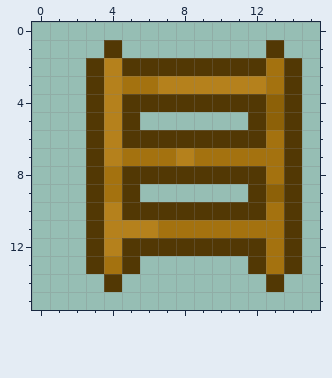
A pixel-art sprite gets an edit: public/images/ui/inventory/inv_wood_ladder.png. The first picture shows the starting point.
The file is 32x32 pixels, drawn in blocks of 2x2; one block is one cell here. The old version is drawn lined up with the new one.
Once edited:
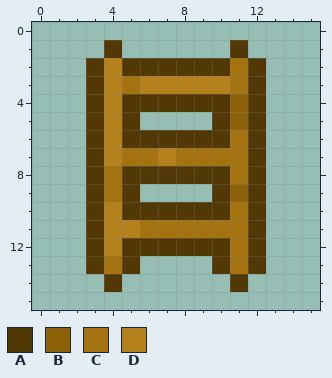
Palette (. is transparent): A #523804  B #8d6108  C #a4720f  D #b5811c
From old to new:
{"change": "whole drawing moved by +1,+0 (the old picture is shown already moved)"}
{"y":1,"x":11,"old":".","new":"A"}
{"y":1,"x":13,"old":"A","new":"."}
{"y":2,"x":11,"old":"A","new":"C"}
{"y":2,"x":13,"old":"CA","new":".."}
{"y":3,"x":6,"old":"C","new":"D"}
{"y":3,"x":11,"old":"DDCA","new":"CA.."}
{"y":4,"x":11,"old":"A","new":"B"}
{"y":4,"x":13,"old":"BA","new":".."}
{"y":5,"x":10,"old":"..","new":"AB"}
{"y":5,"x":13,"old":"BA","new":".."}
{"y":6,"x":11,"old":"A","new":"C"}
{"y":6,"x":13,"old":"CA","new":".."}
{"y":7,"x":7,"old":"CD","new":"DC"}
{"y":7,"x":12,"old":"CCA","new":"A.."}
{"y":8,"x":11,"old":"A","new":"C"}
{"y":8,"x":13,"old":"CA","new":".."}
{"y":9,"x":10,"old":"..","new":"AB"}
{"y":9,"x":13,"old":"BA","new":".."}
{"y":10,"x":11,"old":"A","new":"C"}
{"y":10,"x":13,"old":"CA","new":".."}
{"y":11,"x":6,"old":"D","new":"C"}
{"y":11,"x":12,"old":"CCA","new":"A.."}
{"y":12,"x":11,"old":"A","new":"C"}
{"y":12,"x":13,"old":"CA","new":".."}
{"y":13,"x":10,"old":"..","new":"AC"}
{"y":13,"x":13,"old":"CA","new":".."}
{"y":14,"x":11,"old":".","new":"A"}
{"y":14,"x":13,"old":"A","new":"."}
